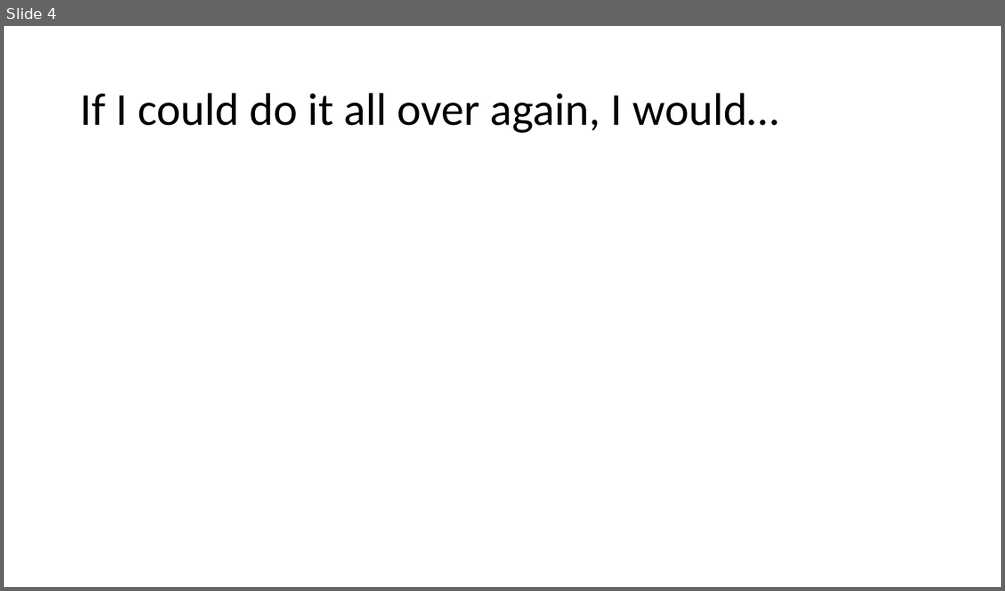
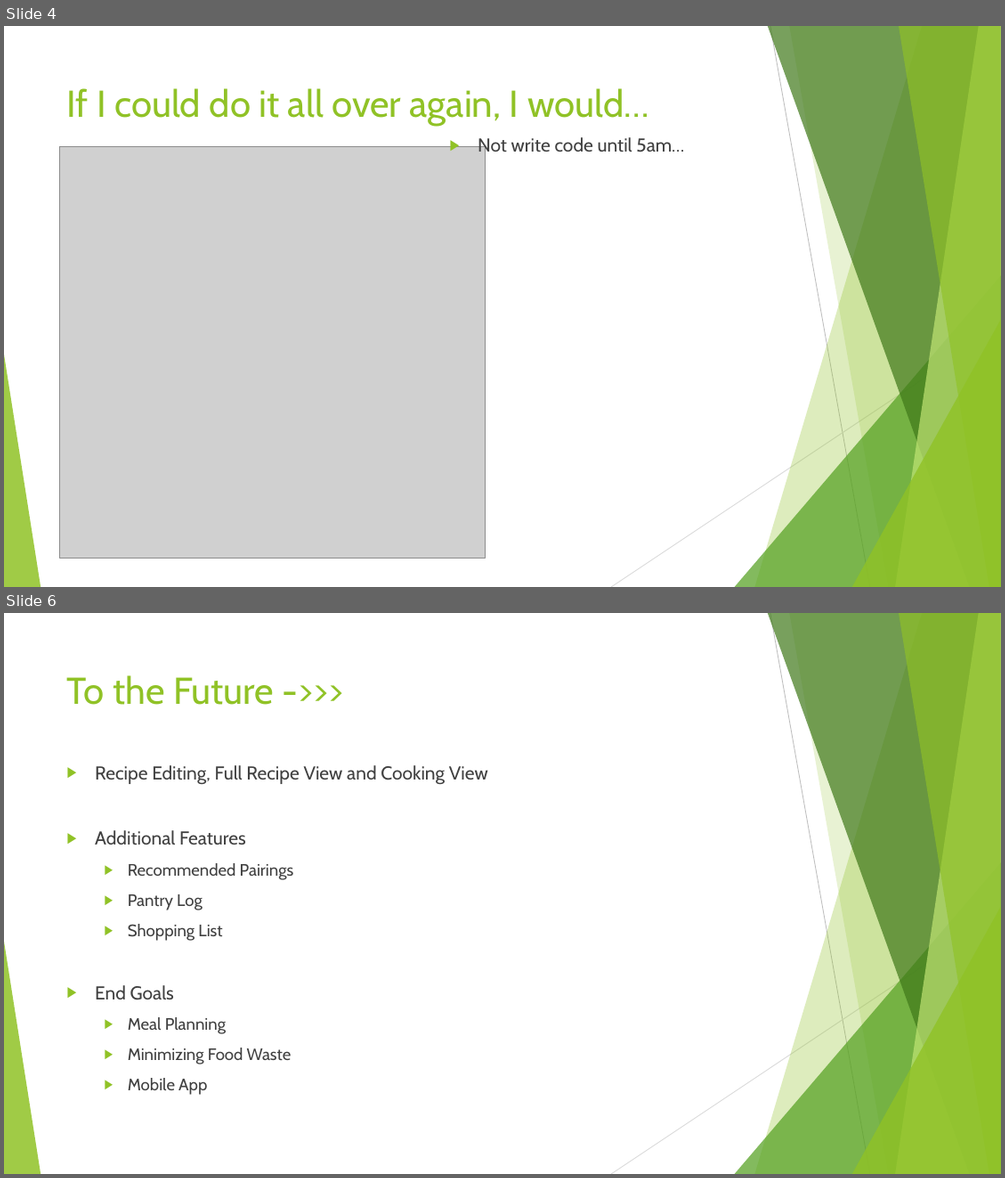
Before and after one commit to AutumnO/Recipe_Book, a slide deck: presentation slide deck.pptx. Shown one above the other, each under a label of ours: slide 4 before the commit, slides 4 and 6 after it; the slides between them are not shown. The pictures are 1005x591 and 1005x1178 pixels, drawn with LibreOffice and Linux fonts; fonts in the diff are those of the drawing; grey boxes stand for pictures. Boxes give left, top, right and bottom in pixels: in the first picture for what was removed or moved away, otherwise in the second. Text is boxed around its words. In the diff, an @@ line names an element or a change of style, - is before the commit and + after.

Commit message:
ppt and design diary added

```diff
--- a/presentation slide deck.pptx
+++ b/presentation slide deck.pptx
@@ slide 6 added at (x1=4, y1=613, x2=1001, y2=1174), background #FFFFFF; not listed: 10 template elements that a slide beside it also shows @@
@@ title added at (x1=67, y1=675, x2=274, y2=705), 36 pt, text #90C226 @@
+To the Future ->>>
@@ text added at (x1=95, y1=765, x2=488, y2=1094), 16 pt, text #404040 @@
+▶ Recipe Editing, Full Recipe View and Cooking View
+▶ Additional Features
+  ▶ Recommended Pairings
+  ▶ Pantry Log
+  ▶ Shopping List
+▶ End Goals
+  ▶ Meal Planning
+  ▶ Minimizing Food Waste
+  ▶ Mobile App
@@ slide 4 changed as well @@
@@ title "If I could do it ..." moved from (x1=80, y1=93, x2=778, y2=133) to (x1=67, y1=88, x2=649, y2=126) @@
@@ title "If I could do it ..." at (x1=67, y1=88, x2=649, y2=126): size 44 to 36 pt, font Calibri to Cabin, text colour #000000 to #90C226; line spacing 0.9 to 1; vertical alignment middle to top @@
@@ picture added at (x1=59, y1=146, x2=485, y2=557) @@
@@ text added at (x1=477, y1=137, x2=684, y2=158), 18 pt, text #404040 @@
+▶ Not write code until 5am…
@@ group added at (x1=4, y1=26, x2=1001, y2=587): 5 freeform shapes, 3 triangles, 2 lines @@
```
Also in this commit, not shown: 1 other slide changed, 3 other slides added, 4 slides removed, 6 other files.
